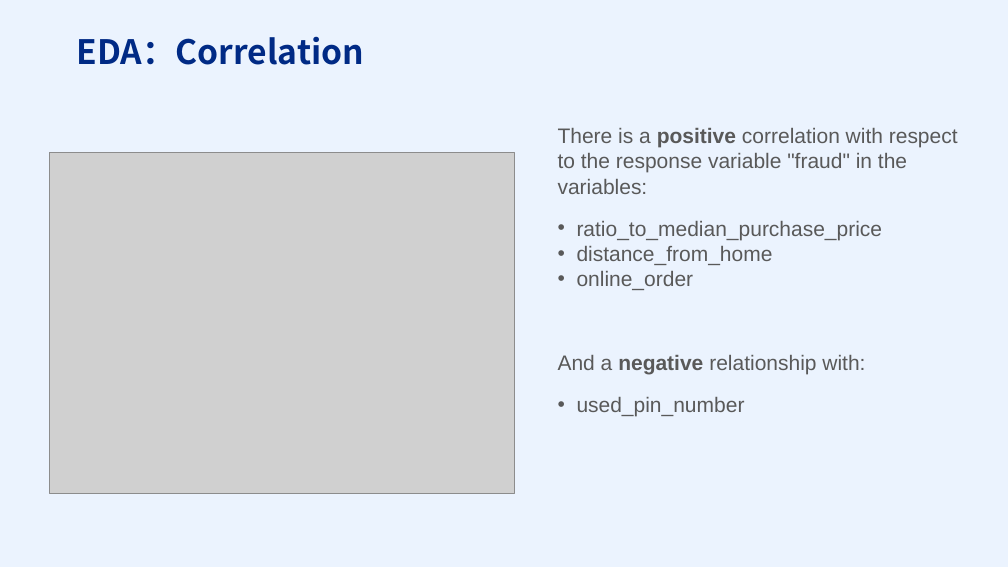
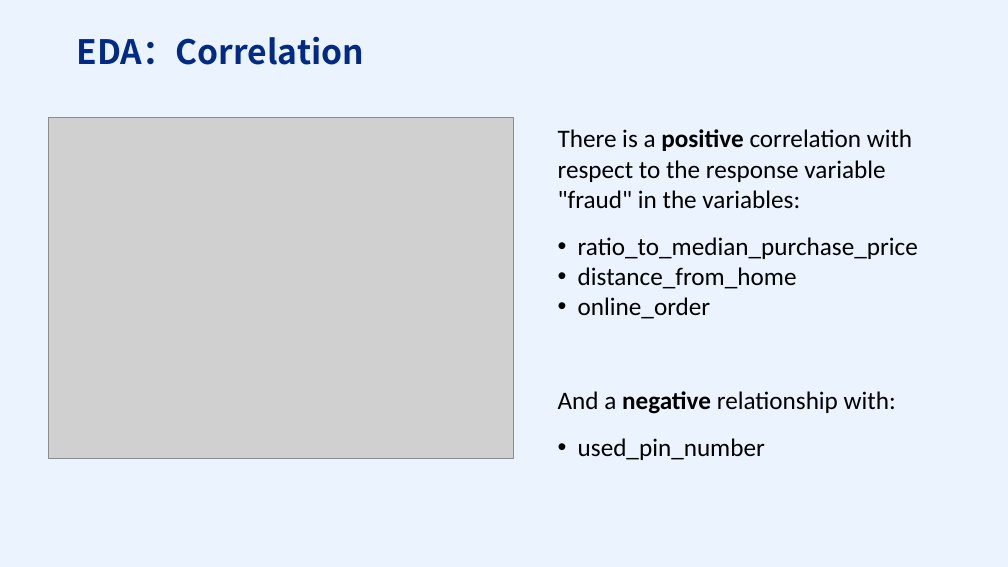
Before and after one commit to PSTAT197-F23/PSTAT197A_FP_Group1, a slide deck: slide 6 of scripts/drafts/PRESENTATION.pptx. Drawn at 1008x567 pixels with LibreOffice and Linux fonts; fonts in the diff are those of the drawing; grey boxes stand for pictures. Boxes give left, top, right and bottom in pixels: in the first picture for what was removed or moved away, otherwise in the second. Text is boxed around its words. In the diff, an @@ line names an element or a change of style, - is before the commit and + after.

```diff
--- a/scripts/drafts/PRESENTATION.pptx
+++ b/scripts/drafts/PRESENTATION.pptx
@@ picture: place and size @@
-picture at (49,152,515,493)
+picture at (48,118,514,459)
@@ text "There is a positive correlation ..." at (558,129,918,460): size 15 to 18 pt, font Arial to Calibri, text colour #595959 to #000000 @@
```
Also in this commit, not shown: 9 other slides changed.
